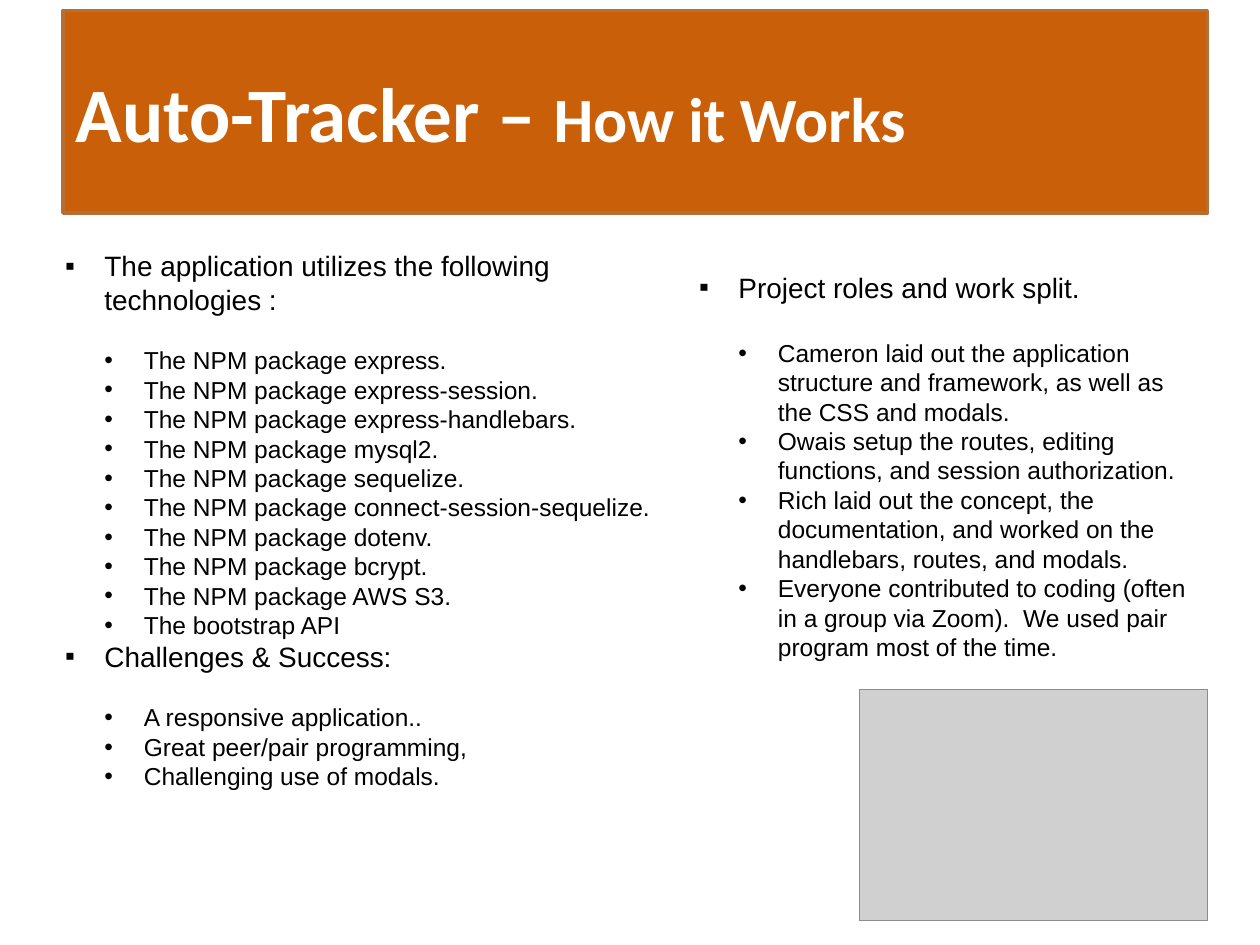
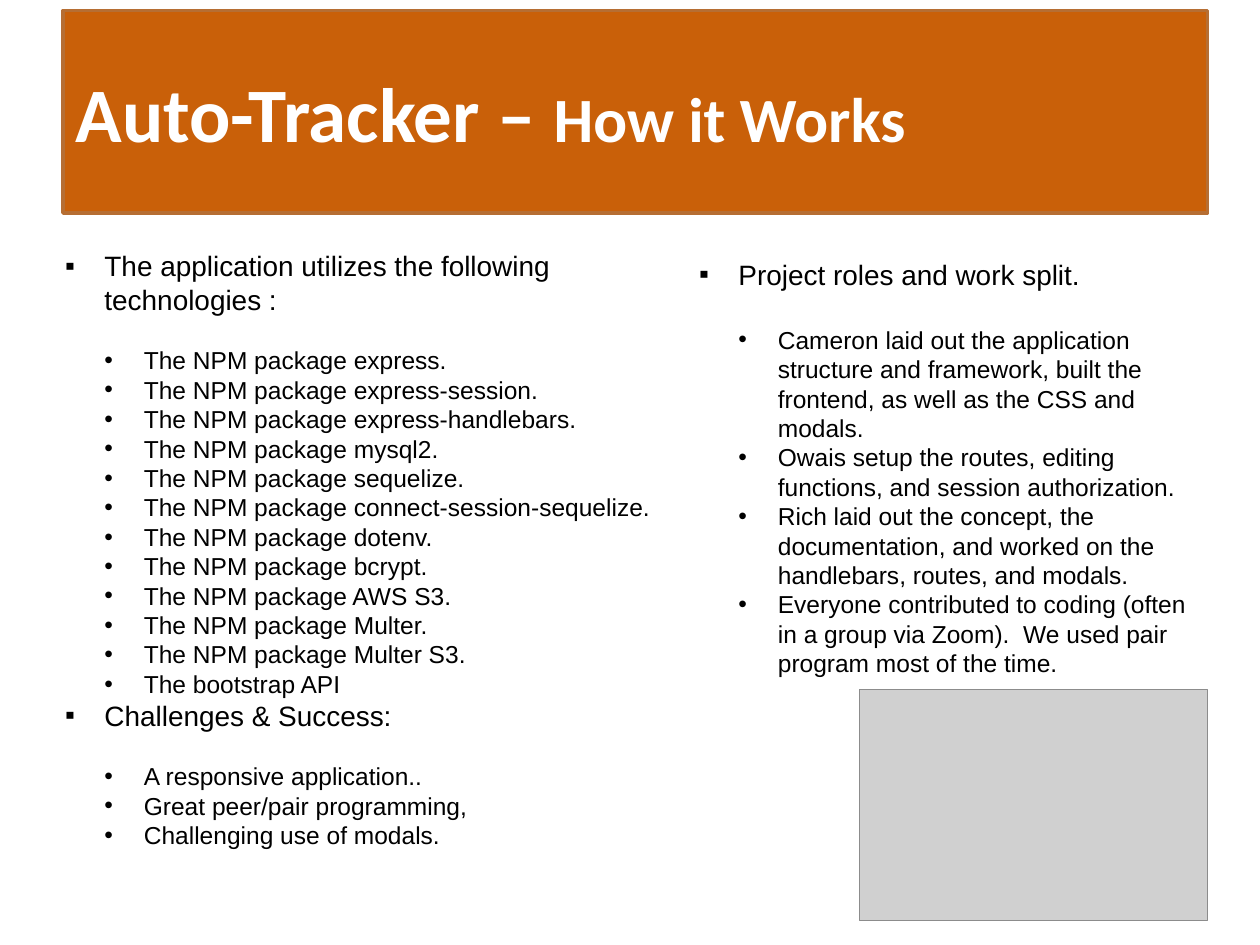
Before and after one commit to p2T3/auto-tracker, a slide deck: slide 5 of public/assets/Auto-Tracker-Presentation.pptx. Drawn at 1260x945 pixels with LibreOffice and Linux fonts; fonts in the diff are those of the drawing; grey boxes stand for pictures. Boxes give left, top, right and bottom in pixels: in the first picture for what was removed or moved away, otherwise in the second. Text is boxed around its words. In the diff, an @@ line names an element or a change of style, - is before the commit and + after.

```diff
--- a/public/assets/Auto-Tracker-Presentation.pptx
+++ b/public/assets/Auto-Tracker-Presentation.pptx
@@ text "Project roles and work split." moved from (x1=738, y1=277, x2=1186, y2=661) to (x1=738, y1=264, x2=1186, y2=677) @@
@@ text at (x1=778, y1=331, x2=1142, y2=438): text changed @@
-  • Cameron laid out the application structure and framework, as well as the CSS and modals.
+  • Cameron laid out the application structure and framework, built the frontend, as well as the CSS and modals.
@@ text at (x1=144, y1=616, x2=466, y2=668): paragraphs added @@
+  • The NPM package Multer.
+  • The NPM package Multer S3.
```
Also in this commit, not shown: 22 other files.
